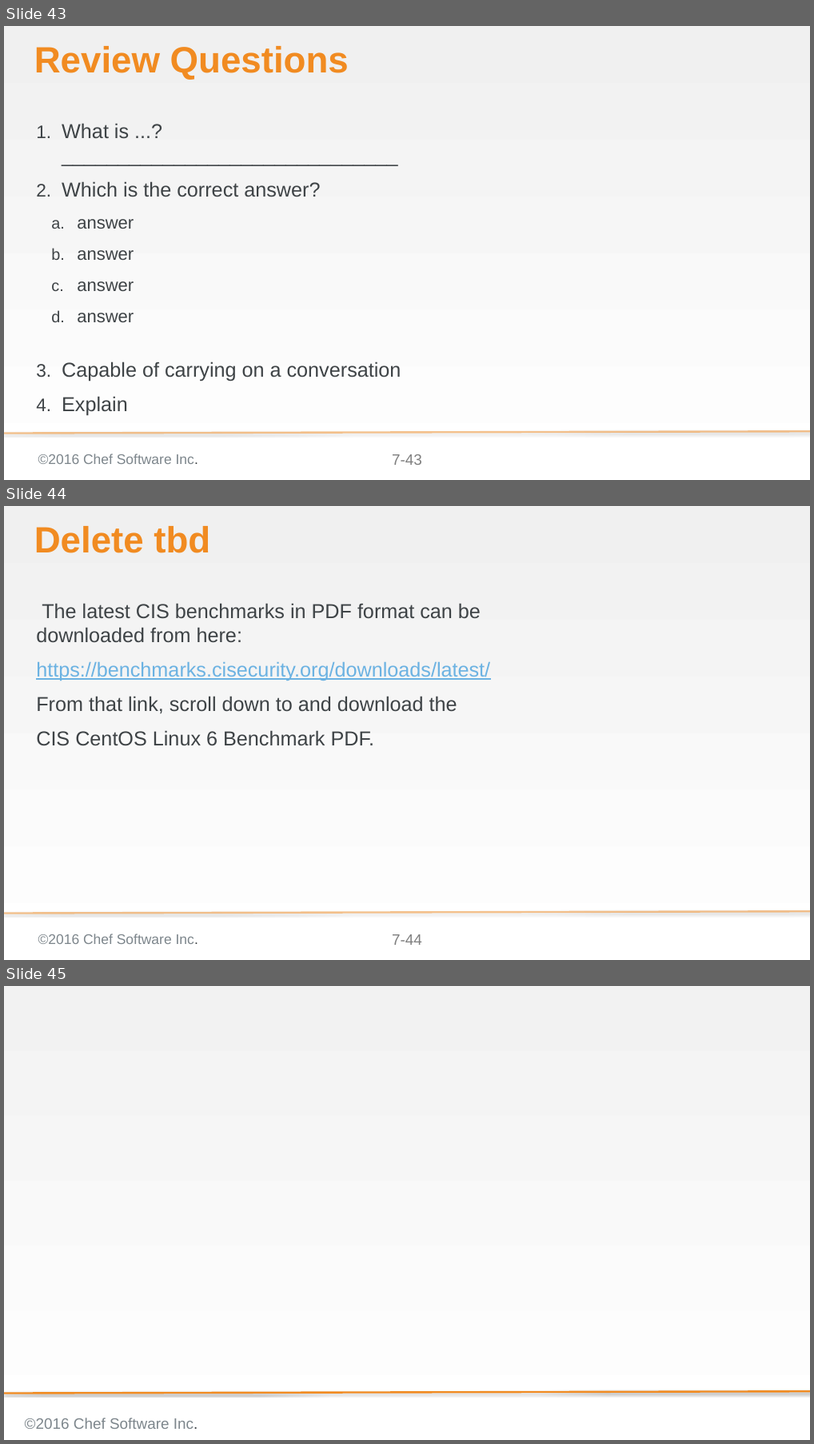
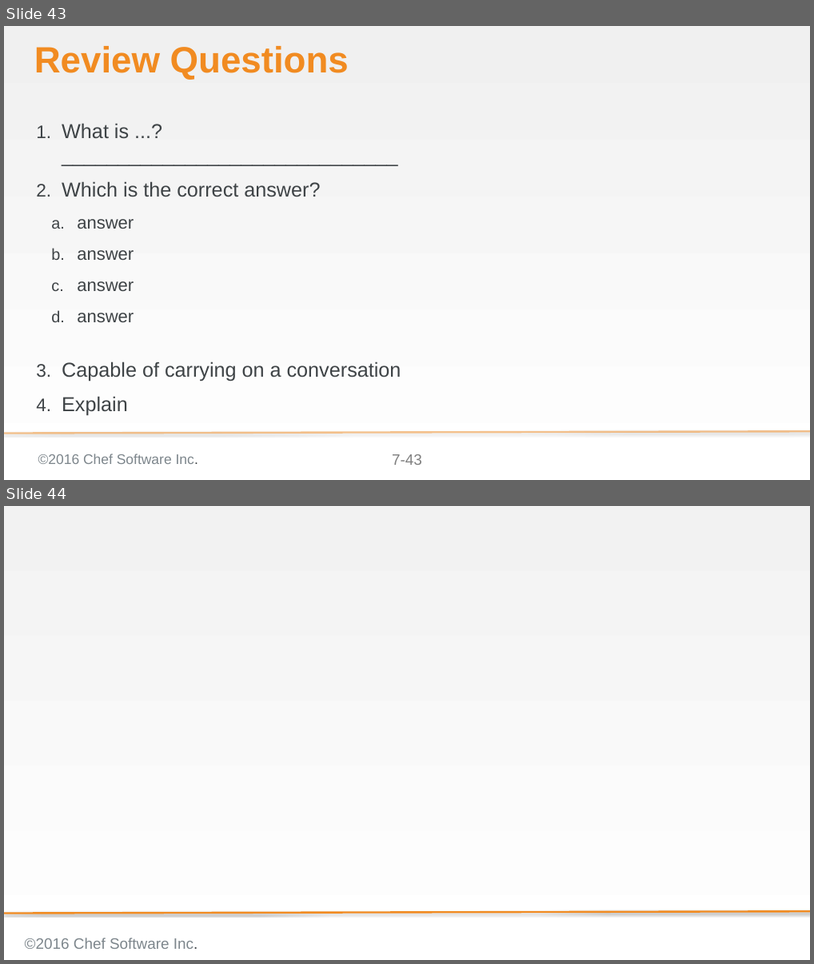
Before and after one commit to bchamby/chef-compliance-installation-configuration-operation, a slide deck: 07-compliance-frameworks-inspec.pptx. Shown one above the other, each under a label of ours: slides 43, 44 and 45 before the commit, slides 43 and 44 after it. The pictures are 814x1444 and 814x964 pixels, drawn with LibreOffice and Linux fonts; fonts in the diff are those of the drawing; background and template pictures are left out. Boxes give left, top, right and bottom in pixels: in the first picture for what was removed or moved away, otherwise in the second. Text is boxed around its words. In the diff, an @@ line names an element or a change of style, - is before the commit and + after.

```diff
--- a/07-compliance-frameworks-inspec.pptx
+++ b/07-compliance-frameworks-inspec.pptx
@@ slide 44 removed at [4,506,810,960], background gradient #F0F0F0 to #FFFFFF; not listed: 3 template elements that a slide beside it also shows @@
@@ title removed at [34,526,210,553] @@
-Delete tbd
@@ text removed at [36,603,490,746] @@
-The latest CIS benchmarks in PDF format can be downloaded from here:
-https://benchmarks.cisecurity.org/downloads/latest/
-From that link, scroll down to and download the
-CIS CentOS Linux 6 Benchmark PDF.
@@ what was slide 45 is now slide 44 @@
```
Also in this commit, not shown: 2 slides changed, 4 other files.
